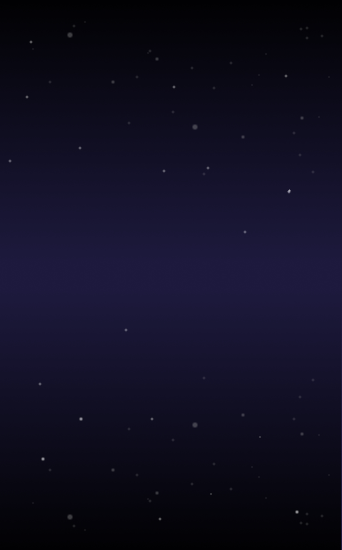
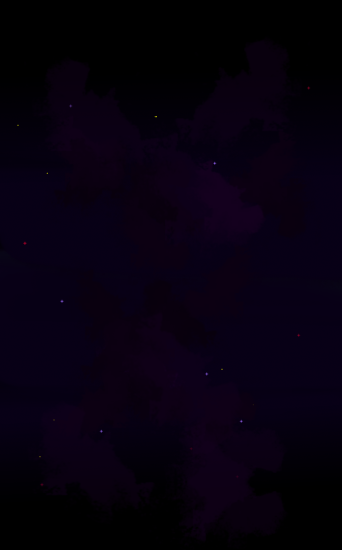
Before/after of a 342 × 550 layered artwork. What changed in the layer stack:
added layer "nivel3" above "nivel2" over [0, 0, 342, 550]
added layer "nivel2" above "nivel1" over [0, 0, 342, 550]
